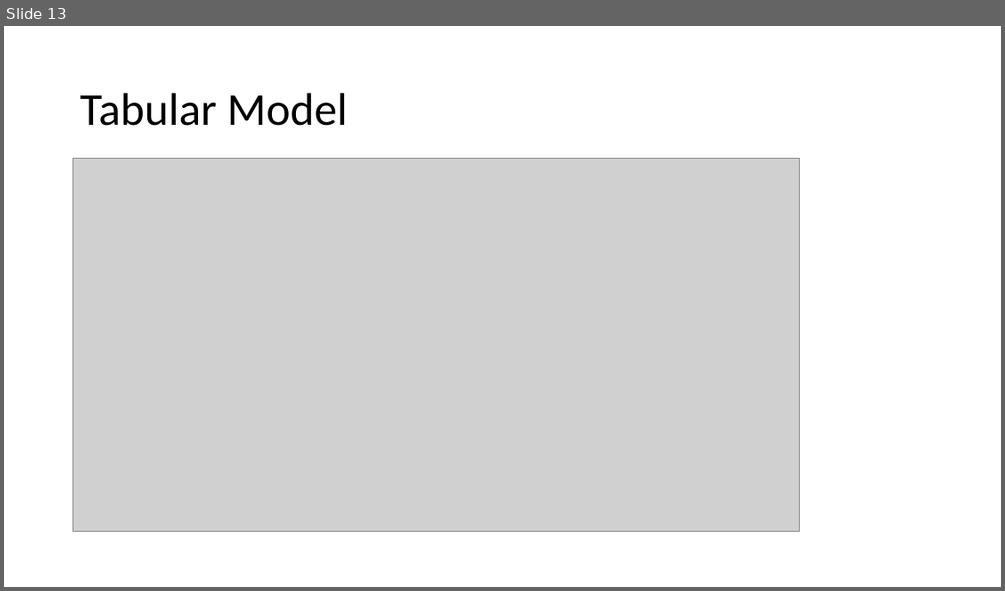
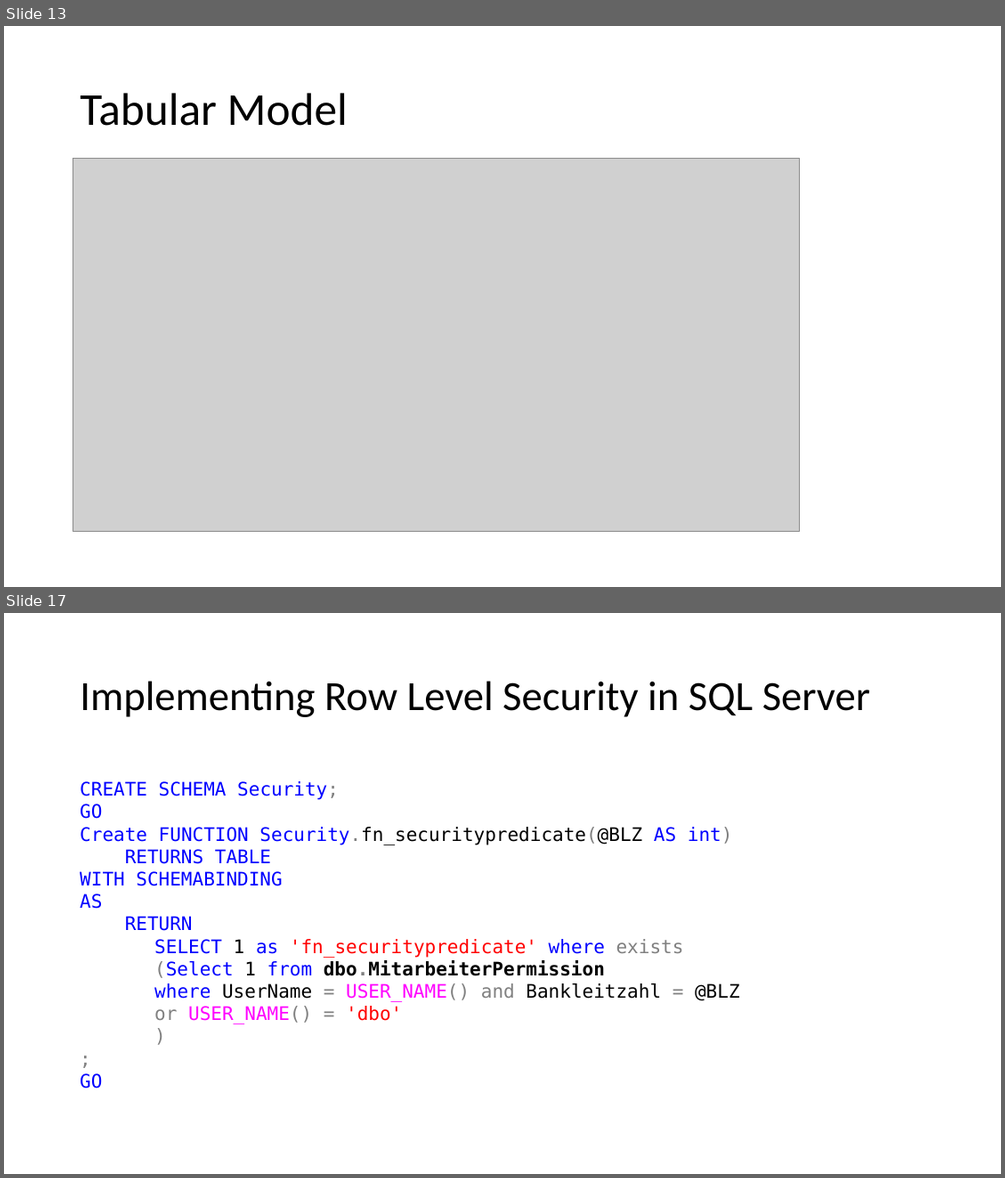
Before and after one commit to LukasSteindl/tabularmodelforfinance, a slide deck: Slides.pptx. Shown one above the other, each under a label of ours: slide 13 before the commit, slides 13 and 17 after it; the slides between them are not shown. The pictures are 1005x591 and 1005x1178 pixels, drawn with LibreOffice and Linux fonts; fonts in the diff are those of the drawing; grey boxes stand for pictures. Boxes give left, top, right and bottom in pixels: in the first picture for what was removed or moved away, otherwise in the second. Text is boxed around its words. In the diff, an @@ line names an element or a change of style, - is before the commit and + after.

Commit message:
added row level security für sql side and slides to for inmemory and direct query

```diff
--- a/Slides.pptx
+++ b/Slides.pptx
@@ slide 17 added at (x1=4, y1=613, x2=1001, y2=1174), background #FFFFFF @@
@@ title added at (x1=80, y1=681, x2=870, y2=717), 40 pt, text #000000 @@
+Implementing Row Level Security in SQL Server
@@ text added at (x1=80, y1=781, x2=740, y2=1088), 18 pt, text #0000FF @@
+CREATE SCHEMA Security;
+GO
+Create FUNCTION Security.fn_securitypredicate(@BLZ AS int)
+RETURNS TABLE
+WITH SCHEMABINDING
+AS
+RETURN
+    SELECT 1 as 'fn_securitypredicate' where exists
+    (Select 1 from dbo.MitarbeiterPermission
+    where UserName = USER_NAME() and Bankleitzahl = @BLZ
+    or USER_NAME() = 'dbo'
+    )
+;
+GO
```
Also in this commit, not shown: 4 slides changed, 2 other slides added, 2 slides removed, 1 other file.
